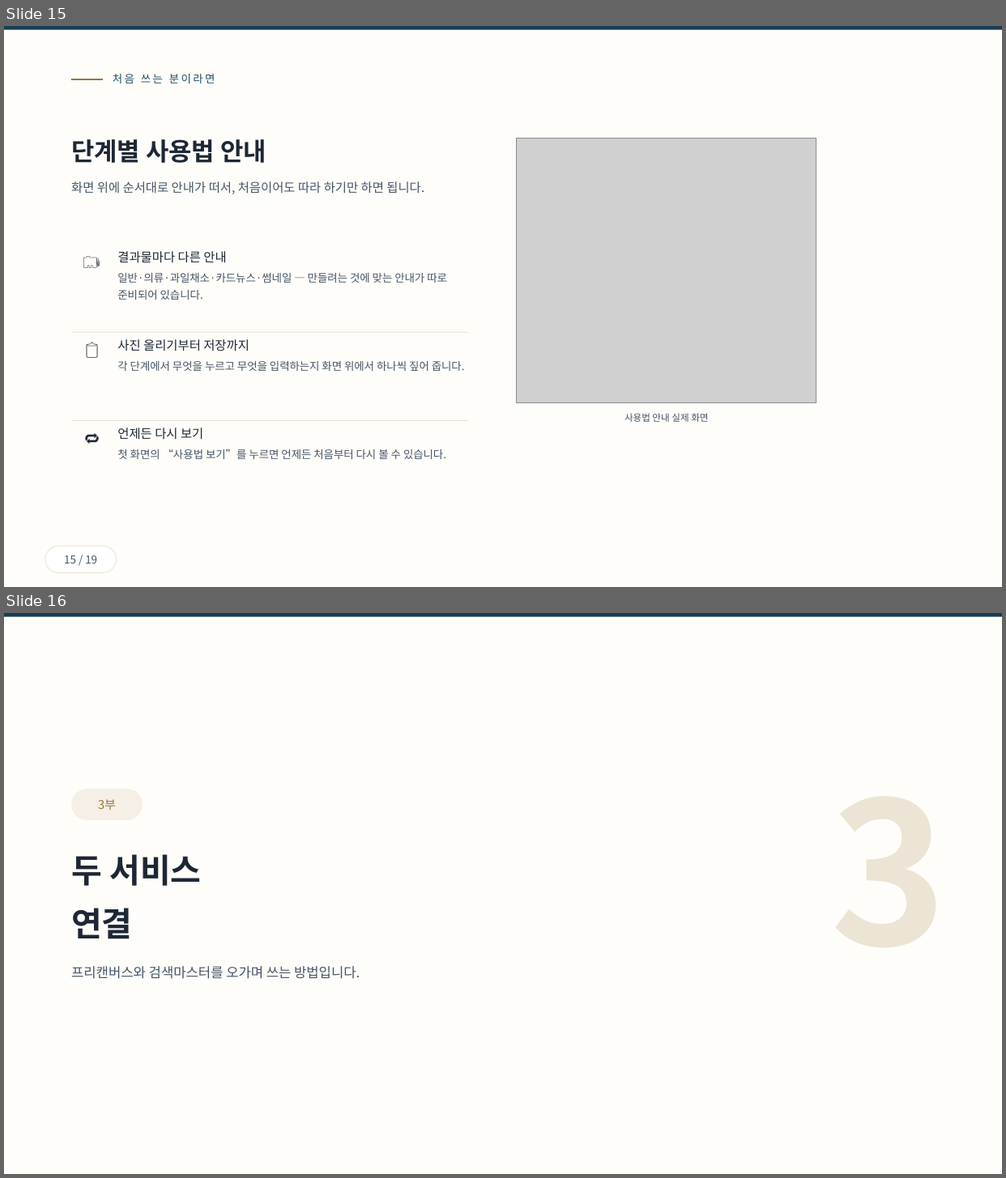
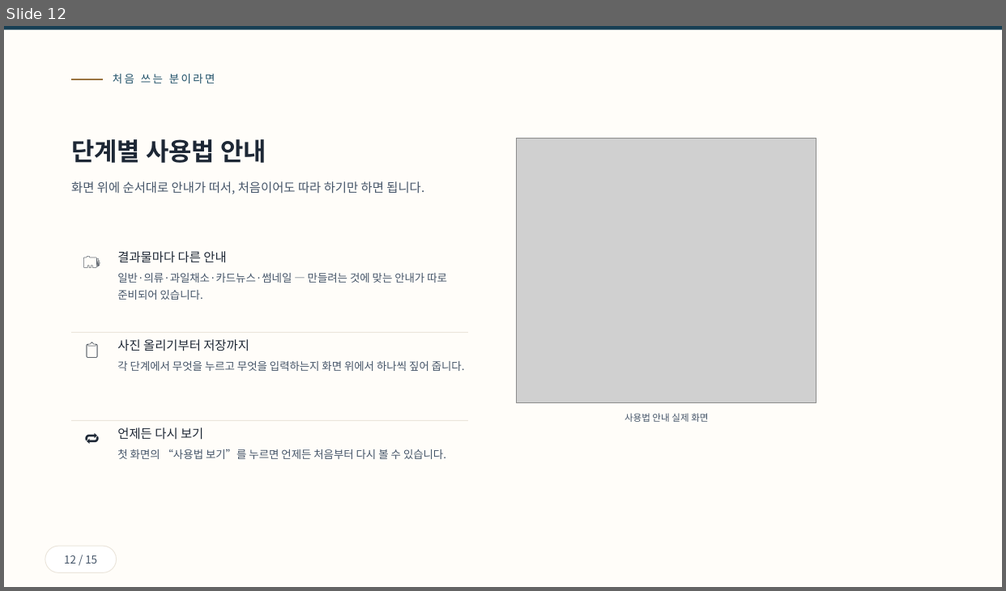
Before and after one commit to ramiteacher/searchmaster-x-freecanvas, a slide deck: slides.pptx. Shown one above the other, each under a label of ours: slides 15 and 16 before the commit, slide 12 after it. The pictures are 1006x1178 and 1006x591 pixels, drawn with LibreOffice and Linux fonts; fonts in the diff are those of the drawing; grey boxes stand for pictures. Boxes give left, top, right and bottom in pixels: in the first picture for what was removed or moved away, otherwise in the second. Text is boxed around its words. In the diff, an @@ line names an element or a change of style, - is before the commit and + after.

```diff
--- a/slides.pptx
+++ b/slides.pptx
@@ slide 16 removed at <box>4,613,1002,1174</box>, background #FFFFFF @@
@@ rectangle removed at <box>4,613,1002,1174</box> @@
@@ rectangle removed at <box>4,613,1002,617</box> @@
@@ rounded rectangle removed at <box>71,789,143,820</box> @@
-3부
@@ text removed at <box>71,854,360,979</box> @@
-두 서비스
-연결
-프리캔버스와 검색마스터를 오가며 쓰는 방법입니다.
@@ what was slide 15 is now slide 12 @@
@@ slide 12 changed as well @@
@@ text in rounded rectangle at <box>64,556,97,564</box>: text changed @@
-15 / 19
+12 / 15
```
Also in this commit, not shown: 13 other slides changed, 3 other slides removed, 1 other file.
